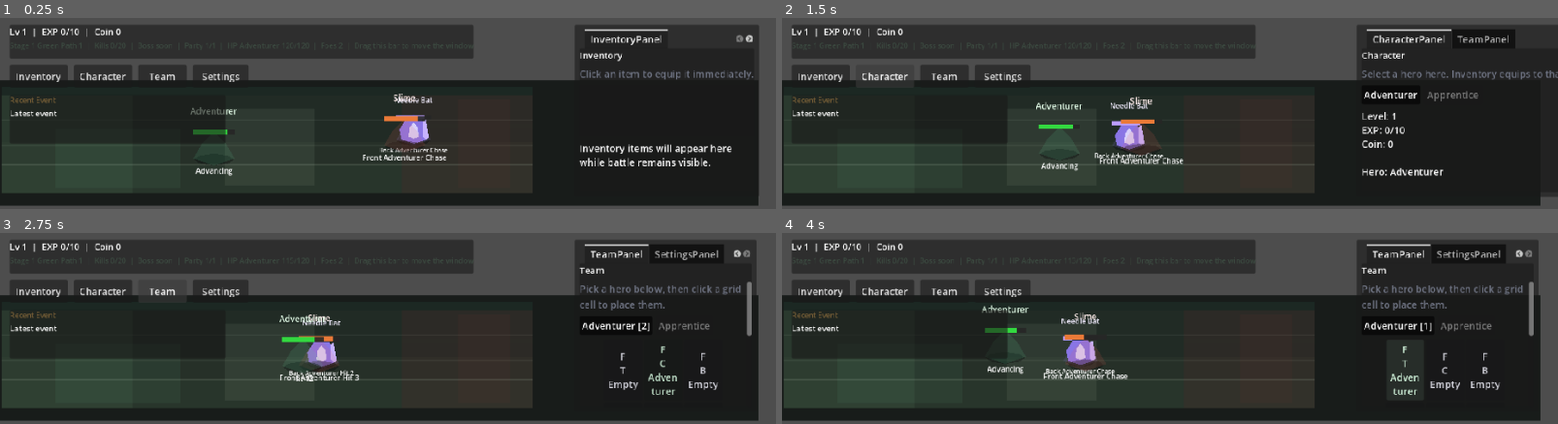
Above: before the commit, frames 1-4 (two rows, left to right).
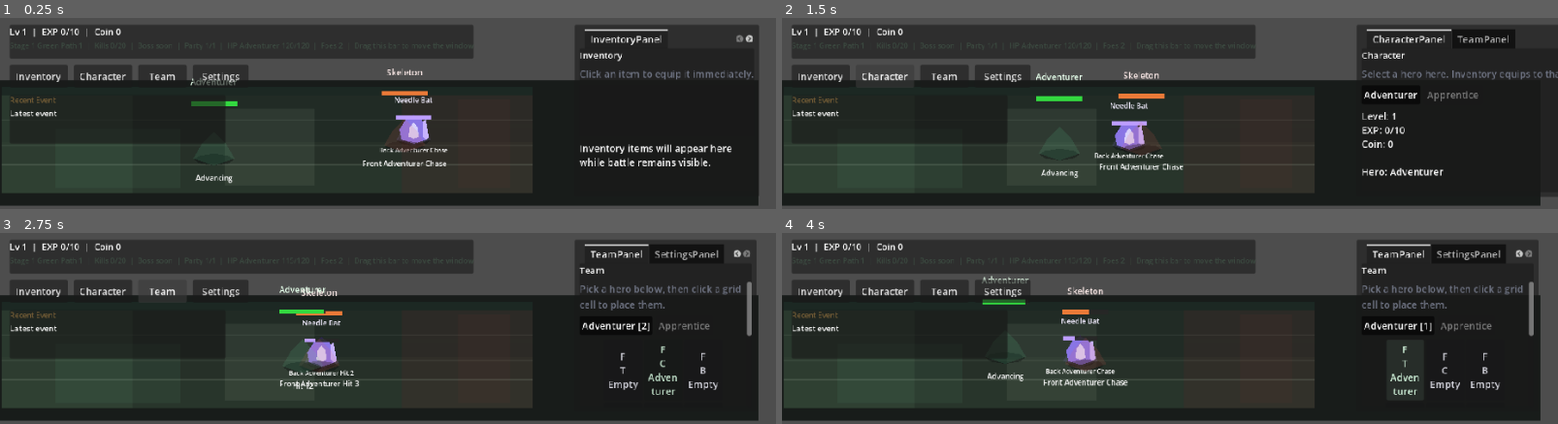
Above: after the commit, the same moments.

Repository: risky2k1/The-Journey-RPG
Game: Godot game, scene res://scenes/main/Main.tscn
Same seed, same stepped clock (60 frames per second), same inputs: the game is played once before the commit and once after it.
Inputs:
- Up to frame 1 (0.25 s): no input
- Up to frame 2 (1.5 s): click "Inventory" at 0.5 s; click "Character" at 1.25 s
- Up to frame 3 (2.75 s): click "Team" at 2 s
- Up to frame 4 (4 s): click "Adventurer [2]" at 2.75 s; click "F T Empty" at 3.5 s

The runs differ from the first frame. In frame 1, 1.6% of the frame differs, in the area x 24-58%, y 26-87%; in frame 2, 1.7%, in the area x 32-52%, y 27-84%; in frame 3, 1.2%; in frame 4, 1.6%.

Commit message:
feat: Update enemy display names and enhance visual profile layouts for better clarity and consistency

Diff:
--- a/the-journey-rpg/resources/enemies/slime.tres
+++ b/the-journey-rpg/resources/enemies/slime.tres
@@ -5,7 +5,7 @@
 [resource]
 script = ExtResource("1_s13n6")
 id = &"enemy_slime"
-display_name = "Slime"
+display_name = "Skeleton"
 enemy_type = &"normal"
 base_hp = 28
 base_attack = 3
--- a/the-journey-rpg/resources/enemies/slime_king.tres
+++ b/the-journey-rpg/resources/enemies/slime_king.tres
@@ -5,7 +5,7 @@
 [resource]
 script = ExtResource("1_trkr8")
 id = &"enemy_slime_king"
-display_name = "Slime King"
+display_name = "Dark Oracle"
 enemy_type = &"boss"
 base_hp = 220
 base_attack = 8
--- a/the-journey-rpg/scripts/units/battle_unit.gd
+++ b/the-journey-rpg/scripts/units/battle_unit.gd
@@ -5,8 +5,16 @@
 const VISUAL_PROFILES := {
 	&"hero_adventurer": {
 		"base_dir": "res://assets/sprites/imported/ranger-variant-3",
-		"scale": Vector2(0.13, 0.13),
-		"offset": Vector2(0.0, -8.0),
+		"scale": Vector2(0.14, 0.14),
+		"offset": Vector2(0.0, -4.0),
+		"overlay": {
+			"name_position": Vector2(-84.0, -118.0),
+			"name_size": Vector2(168.0, 24.0),
+			"hp_position": Vector2(-38.0, -76.0),
+			"hp_size": Vector2(76.0, 8.0),
+			"state_position": Vector2(-80.0, 42.0),
+			"state_size": Vector2(160.0, 24.0),
+		},
 		"animations": {
 			"idle": "Idle",
 			"move": "Running",
@@ -17,8 +25,16 @@
 	},
 	&"hero_apprentice": {
 		"base_dir": "res://assets/sprites/imported/ranger-variant-1",
-		"scale": Vector2(0.13, 0.13),
-		"offset": Vector2(0.0, -8.0),
+		"scale": Vector2(0.14, 0.14),
+		"offset": Vector2(0.0, -2.0),
+		"overlay": {
+			"name_position": Vector2(-84.0, -116.0),
+			"name_size": Vector2(168.0, 24.0),
+			"hp_position": Vector2(-38.0, -74.0),
+			"hp_size": Vector2(76.0, 8.0),
+			"state_position": Vector2(-80.0, 40.0),
+			"state_size": Vector2(160.0, 24.0),
+		},
 		"animations": {
 			"idle": "Idle",
 			"move": "Running",
@@ -29,8 +45,16 @@
 	},
 	&"enemy_slime": {
 		"base_dir": "res://assets/sprites/imported/skeleton",
-		"scale": Vector2(0.12, 0.12),
-		"offset": Vector2(0.0, -10.0),
+		"scale": Vector2(0.14, 0.14),
+		"offset": Vector2(0.0, -2.0),
+		"overlay": {
+			"name_position": Vector2(-84.0, -112.0),
+			"name_size": Vector2(168.0, 24.0),
+			"hp_position": Vector2(-38.0, -72.0),
+			"hp_size": Vector2(76.0, 8.0),
+			"state_position": Vector2(-80.0, 40.0),
+			"state_size": Vector2(160.0, 24.0),
+		},
 		"animations": {
 			"idle": "Idle",
 			"move": "Running",
@@ -41,8 +65,16 @@
 	},
 	&"enemy_slime_king": {
 		"base_dir": "res://assets/sprites/imported/dark-oracle",
-		"scale": Vector2(0.15, 0.15),
-		"offset": Vector2(0.0, -18.0),
+		"scale": Vector2(0.16, 0.16),
+		"offset": Vector2(0.0, -10.0),
+		"overlay": {
+			"name_position": Vector2(-92.0, -128.0),
+			"name_size": Vector2(184.0, 24.0),
+			"hp_position": Vector2(-42.0, -86.0),
+			"hp_size": Vector2(84.0, 8.0),
+			"state_position": Vector2(-88.0, 46.0),
+			"state_size": Vector2(176.0, 24.0),
+		},
 		"animations": {
 			"idle": "Idle",
 			"move": "Running",
@@ -54,6 +86,14 @@
 }
 
 static var sprite_frames_cache: Dictionary = {}
+const DEFAULT_OVERLAY_LAYOUT := {
+	"name_position": Vector2(-64.0, -70.0),
+	"name_size": Vector2(128.0, 28.0),
+	"hp_position": Vector2(-34.0, -30.0),
+	"hp_size": Vector2(68.0, 8.0),
+	"state_position": Vector2(-72.0, 30.0),
+	"state_size": Vector2(144.0, 24.0),
+}
 
 @onready var shadow: Polygon2D = $Shadow
 @onready var aura: Polygon2D = $Aura
@@ -117,6 +157,7 @@
 	else:
 		_apply_enemy_visuals()
 	_apply_imported_visual_profile()
+	_apply_overlay_layout()
 
 	name_label.text = display_name
 	_update_hp_bar()
@@ -262,11 +303,10 @@
 
 
 func _update_hp_bar() -> void:
+	var hp_bar_size: Vector2 = hp_bar_background.size
 	var ratio: float = 0.0 if max_hp <= 0 else current_hp / float(max_hp)
-	hp_bar_fill.size.x = 56.0 * ratio
-	hp_bar_fill.position.x = -34.0
-	hp_bar_background.size.x = 68.0
-	hp_bar_background.position.x = -34.0
+	hp_bar_fill.size.x = hp_bar_size.x * ratio
+	hp_bar_fill.position.x = hp_bar_background.position.x
 	shadow.scale.x = 0.82 + (ratio * 0.2)
 
 
@@ -284,6 +324,21 @@
 	visual_sprite.scale = profile.get("scale", Vector2.ONE)
 	visual_sprite.visible = true
 	_set_placeholder_visuals_visible(false)
+
+
+func _apply_overlay_layout() -> void:
+	var profile: Dictionary = VISUAL_PROFILES.get(unit_id, {})
+	var overlay_layout: Dictionary = profile.get("overlay", DEFAULT_OVERLAY_LAYOUT) if using_imported_visual else DEFAULT_OVERLAY_LAYOUT
+	_set_control_rect(name_label, overlay_layout.get("name_position", DEFAULT_OVERLAY_LAYOUT["name_position"]), overlay_layout.get("name_size", DEFAULT_OVERLAY_LAYOUT["name_size"]))
+	_set_control_rect(hp_bar_background, overlay_layout.get("hp_position", DEFAULT_OVERLAY_LAYOUT["hp_position"]), overlay_layout.get("hp_size", DEFAULT_OVERLAY_LAYOUT["hp_size"]))
+	_set_control_rect(hp_bar_fill, overlay_layout.get("hp_position", DEFAULT_OVERLAY_LAYOUT["hp_position"]), overlay_layout.get("hp_size", DEFAULT_OVERLAY_LAYOUT["hp_size"]))
+	_set_control_rect(state_label, overlay_layout.get("state_position", DEFAULT_OVERLAY_LAYOUT["state_position"]), overlay_layout.get("state_size", DEFAULT_OVERLAY_LAYOUT["state_size"]))
+
+
+func _set_control_rect(control: Control, rect_position: Vector2, rect_size: Vector2) -> void:
+	control.position = rect_position
+	control.custom_minimum_size = Vector2.ZERO
+	control.size = rect_size
 
 
 func _set_placeholder_visuals_visible(is_visible: bool) -> void:
